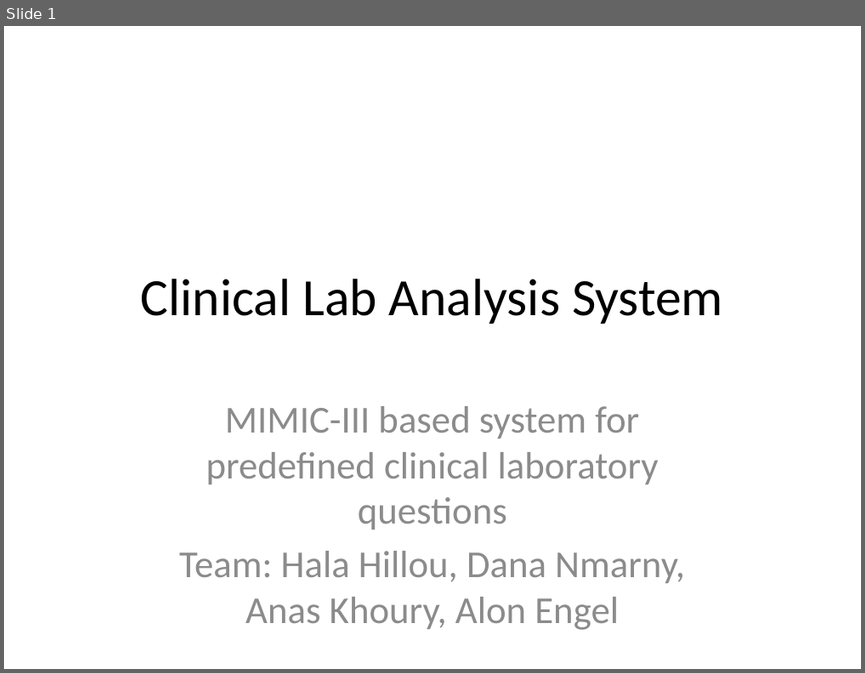
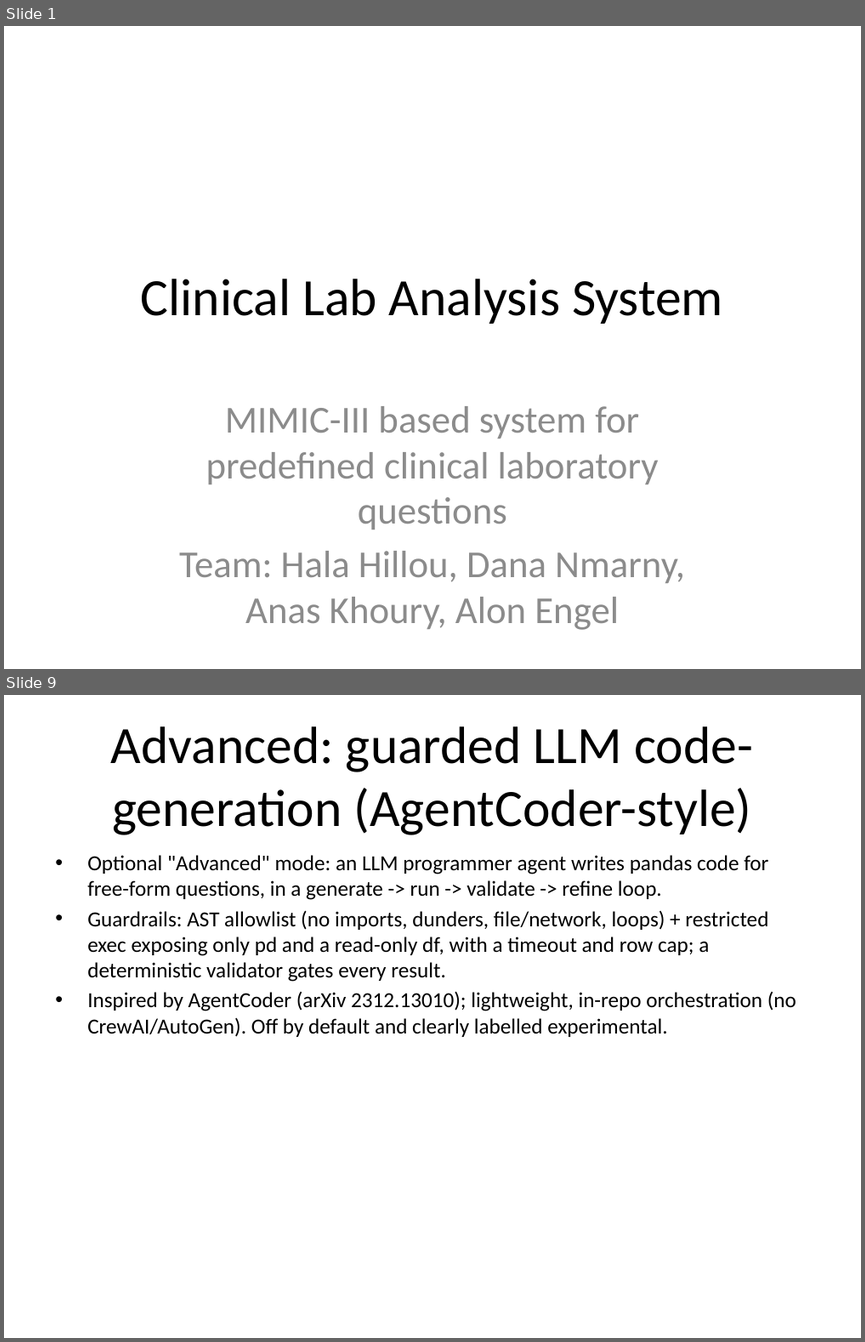
Before and after one commit to alonengel/seminar-project, a slide deck: docs/Clinical_Lab_Analysis_System.pptx. Shown one above the other, each under a label of ours: slide 1 before the commit, slides 1 and 9 after it; the slides between them are not shown. The pictures are 865x673 and 865x1342 pixels, drawn with LibreOffice and Linux fonts; fonts in the diff are those of the drawing. Boxes give left, top, right and bottom in pixels: in the first picture for what was removed or moved away, otherwise in the second. Text is boxed around its words. In the diff, an @@ line names an element or a change of style, - is before the commit and + after.

Commit message:
Refresh presentation deck: 12 questions, LLM/code-gen, Part-1 data slide.
Regenerate the .pptx from SLIDES.md (now 14 slides), add a reproducible docs/build_pptx.py builder, and align with the Part 1 dataset document.

```diff
--- a/docs/Clinical_Lab_Analysis_System.pptx
+++ b/docs/Clinical_Lab_Analysis_System.pptx
@@ slide 9 added at bbox=[4, 695, 861, 1338], background #FFFFFF @@
@@ title added at bbox=[111, 726, 753, 835], 44 pt, text #000000 @@
+Advanced: guarded LLM code-generation (AgentCoder-style)
@@ text added at bbox=[87, 855, 796, 1037], 18 pt, text #000000 @@
+• Optional "Advanced" mode: an LLM programmer agent writes pandas code for free-form questions, in a generate -> run -> validate -> refine loop.
+• Guardrails: AST allowlist (no imports, dunders, file/network, loops) + restricted exec exposing only pd and a read-only df, with a timeout and row cap; a deterministic validator gates every result.
+• Inspired by AgentCoder (arXiv 2312.13010); lightweight, in-repo orchestration (no CrewAI/AutoGen). Off by default and clearly labelled experimental.
```
Also in this commit, not shown: 11 slides changed, 1 other slide added, 4 other files.
